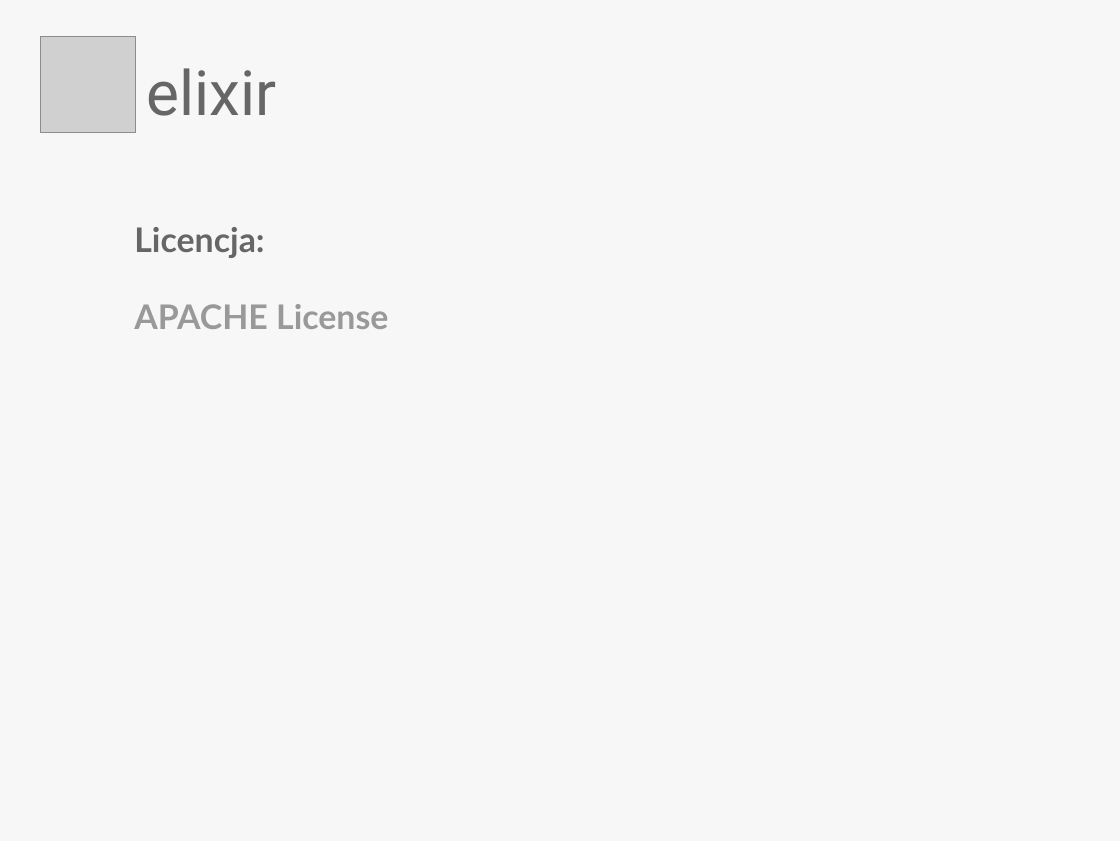
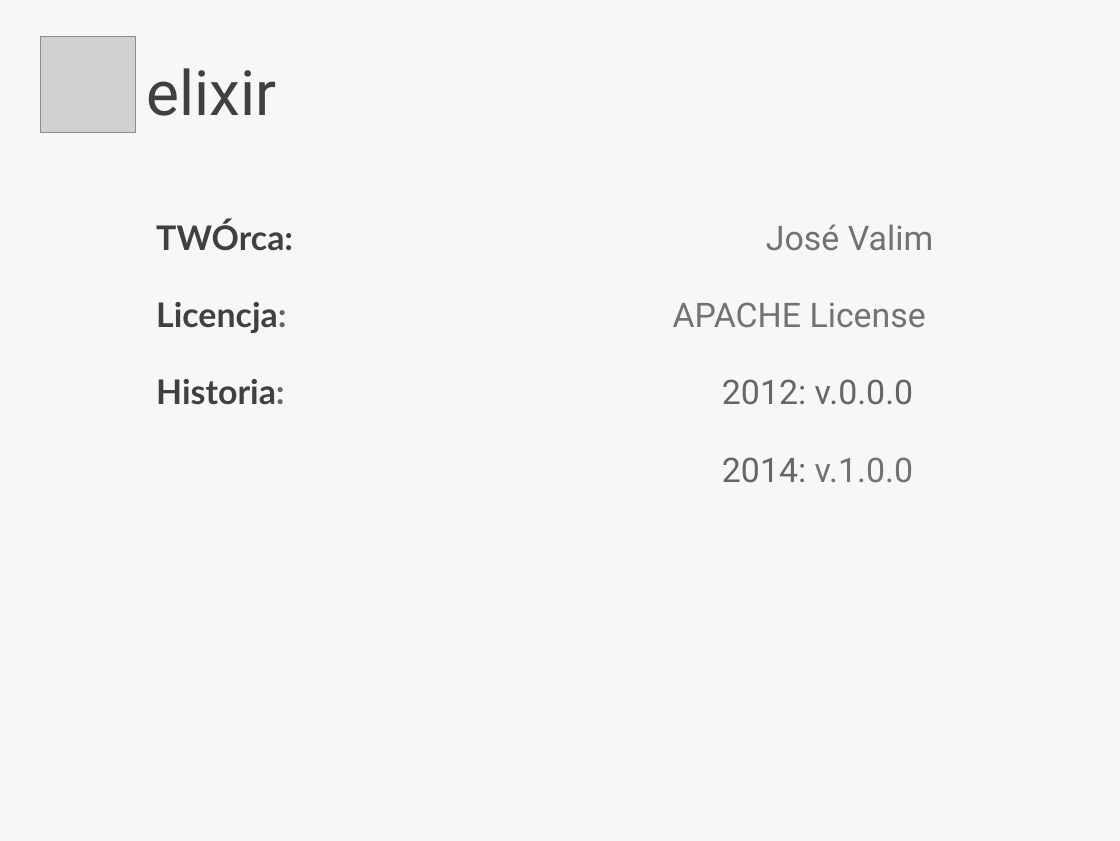
Before and after one commit to QuirkOo/secret-elixir, a slide deck: slide 4 of elixir.pptx (slide 5 before the commit). Drawn at 1120x841 pixels with LibreOffice and Linux fonts; fonts in the diff are those of the drawing; grey boxes stand for pictures; background and template pictures are left out. Boxes give left, top, right and bottom in pixels: in the first picture for what was removed or moved away, otherwise in the second. Text is boxed around its words. In the diff, an @@ line names an element or a change of style, - is before the commit and + after.

Commit message:
History of Elixir

```diff
--- a/elixir.pptx
+++ b/elixir.pptx
@@ title "elixir" at box(146, 68, 276, 116): text colour #666666 to #404040 @@
@@ text at box(156, 221, 933, 483): text changed; font Lato to Roboto; text colour #999999 to #767171; bold off @@
-Licencja:
-APACHE License
+TWÓrca: José Valim
+Licencja: APACHE License
+Historia: 2012: v.0.0.0
+2014: v.1.0.0
```
Also in this commit, not shown: 2 other slides changed, 1 slide added, 1 slide removed.
